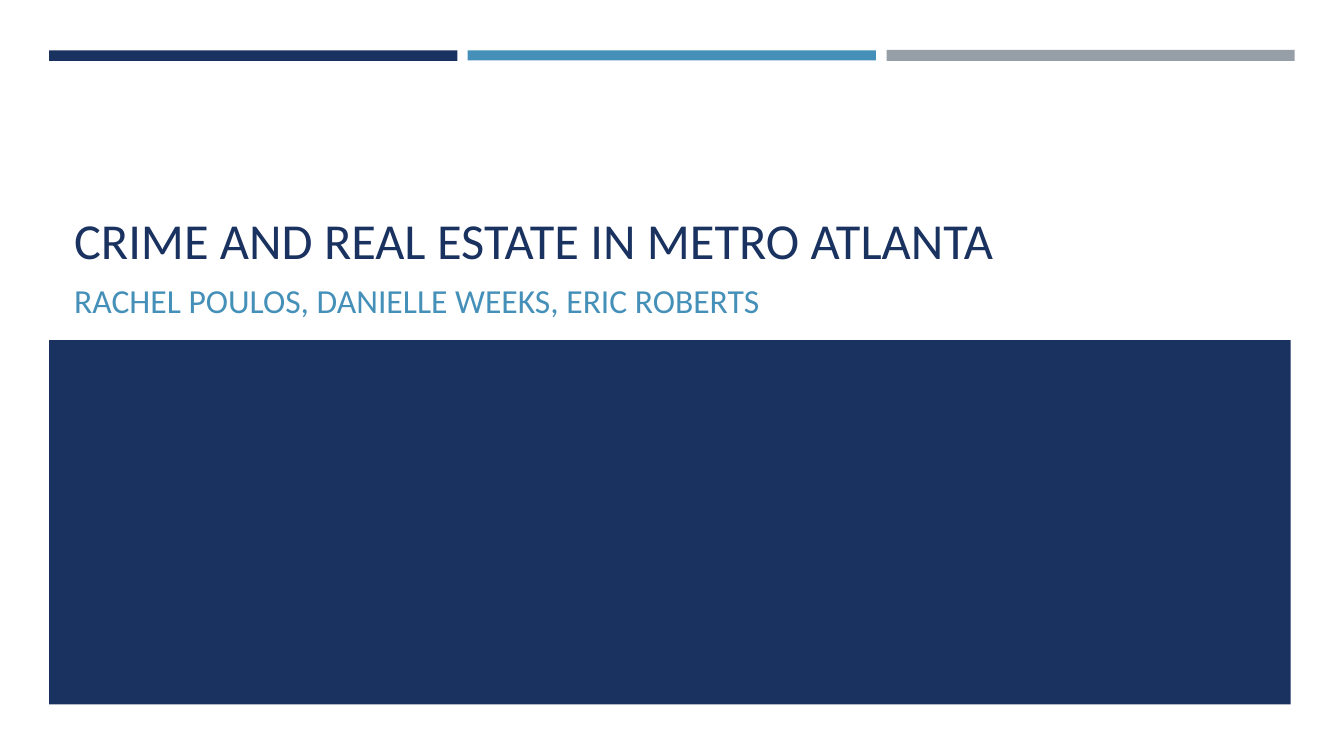
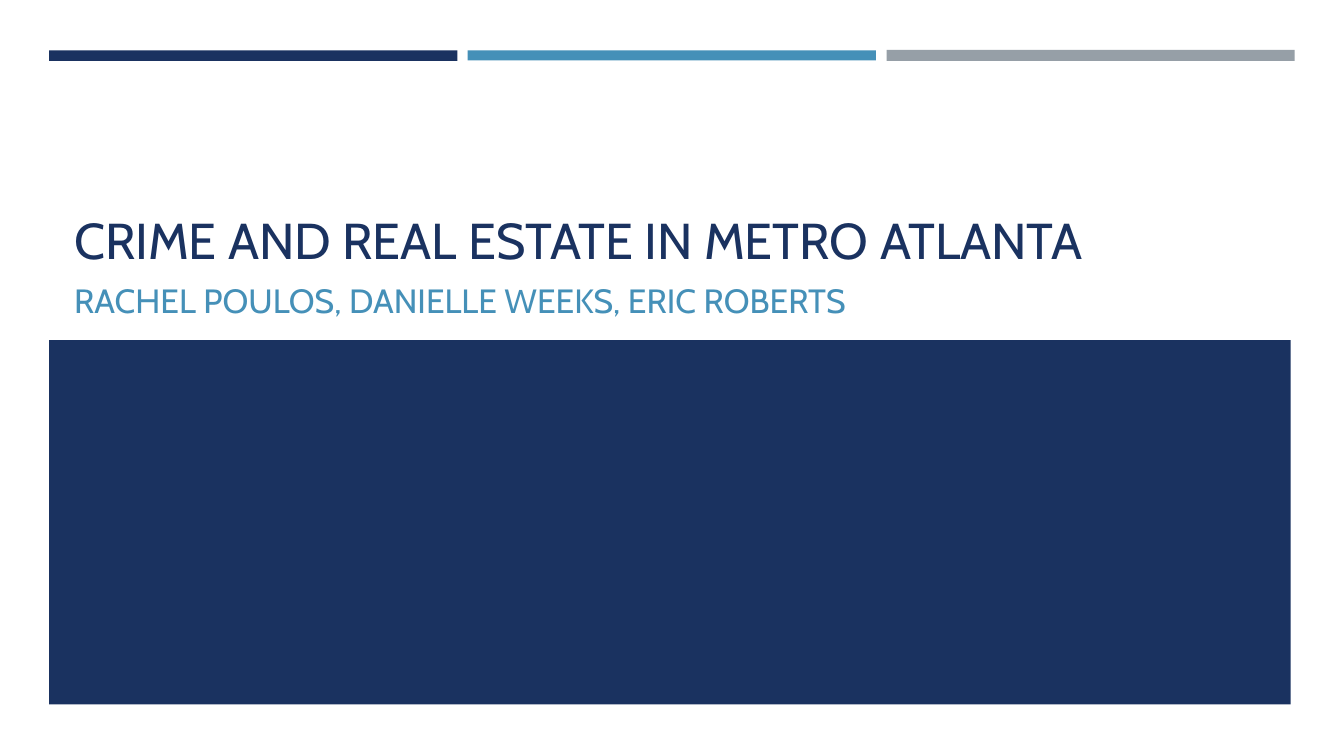
Before and after one commit to dmilestone/project-one, a slide deck: slide 1 of Crime and Real estate in Metro Atlanta.pptx. Drawn at 1344x756 pixels with LibreOffice and Linux fonts; fonts in the diff are those of the drawing. Boxes give left, top, right and bottom in pixels: in the first picture for what was removed or moved away, otherwise in the second. Text is boxed around its words. In the diff, an @@ line names an element or a change of style, - is before the commit and + after.

```diff
--- a/Crime and Real estate in Metro Atlanta.pptx
+++ b/Crime and Real estate in Metro Atlanta.pptx
@@ title "CRIME AND REAL ESTATE IN ..." at bbox=[74, 223, 1082, 260]: font Calibri to Cabin @@
@@ subtitle "RACHEL POULOS, DANIELLE WEEKS, ERIC ..." at bbox=[74, 289, 846, 317]: font Calibri to Cabin; less space between paragraphs @@
```
Also in this commit, not shown: 3 other slides changed, 13 slides added, 1 slide removed, 1 other file.
